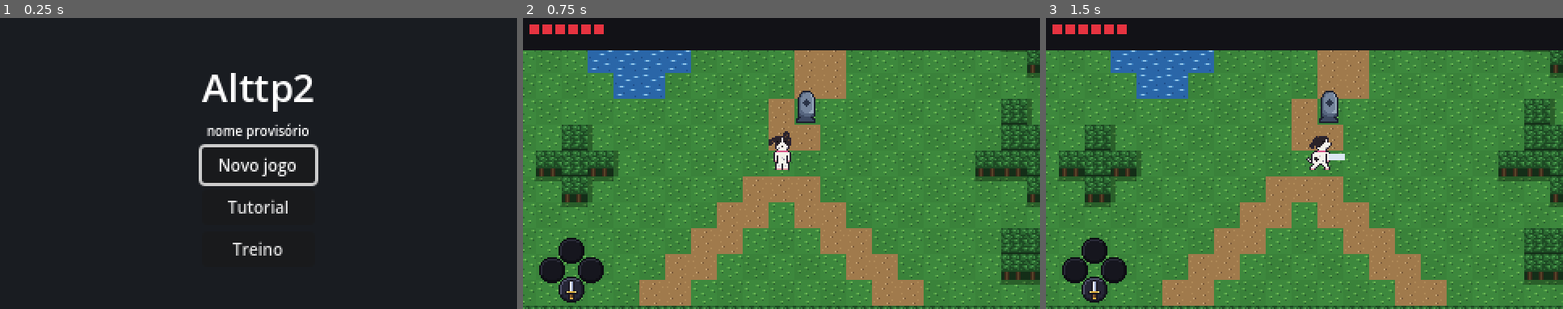
Above: before the commit, frames 1-3 (left to right).
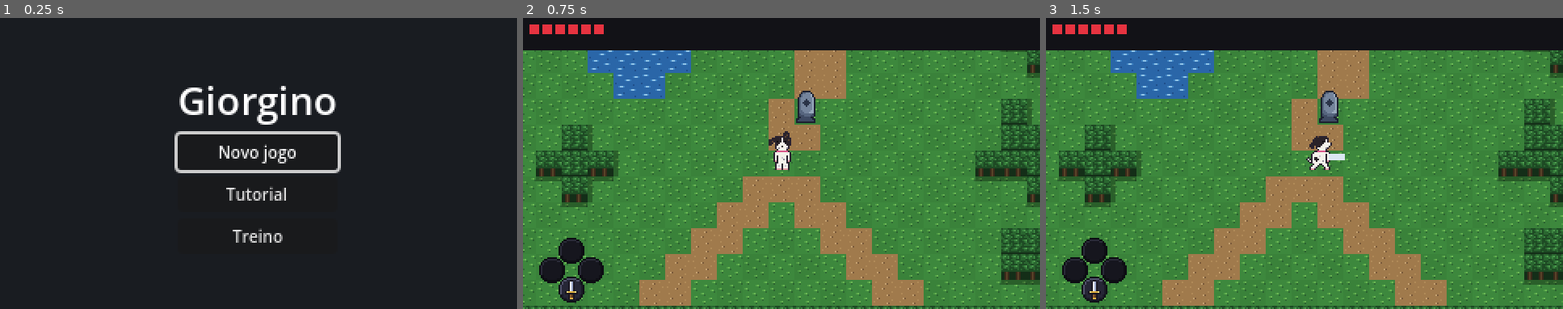
Above: after the commit, the same moments.

Repository: marcelozorza/Alttp2
Game: Godot game, scene res://ui/title_screen.tscn
Same seed, same stepped clock (60 frames per second), same inputs: the game is played once before the commit and once after it.
Inputs (mouse positions are in pixels of both pictures, inside the frame that each line leads up to):
- Up to frame 1 (0.25 s): no input
- Up to frame 2 (0.75 s): click "Novo jogo" at 0.5 s
- Up to frame 3 (1.5 s): tap Enter at 1.25 s; move the mouse to (1418, 148) at 1.27 s; hold D (move_right) from 1.28 s (still down); tap J (attack) at 1.35 s; click (1418, 148) at 1.42 s

The runs differ from the first frame. In frame 1, 5.4% of the frame differs, in the area x 33-66%, y 18-82%; in frame 2, nothing differs; in frame 3, nothing differs.

Commit message:
Herói e jogo passam a se chamar Giorgino
Decisão de Marcelo de 2026-11-07: o herói se chama Giorgino, e esse é
também o nome do jogo. O nome aparece na janela (config/name), na tela de
título, que perde o aviso de nome provisório, no README, no CLAUDE.md e
no documento de design, que registra a decisão e tira o nome do jogo das
questões em aberto. Os arquivos das sprites passam de giorgio_* para
giorgino_*, com os preloads do personagem, a cena e os comentários
acompanhando. O repositório mantém o nome alttp2.

Co-Authored-By: Claude Fable 5.1 <noreply@anthropic.com>
Claude-Session: https://claude.ai/code/session_016s7NevSgZhoYUZ8ynYMumd

Diff:
--- a/audio/sfx.gd
+++ b/audio/sfx.gd
@@ -15,7 +15,7 @@
 const FOLDER := "res://audio/sfx/"
 ## Volume em dB e variação de tom, para mais e para menos, de cada som.
 const SOUNDS := {
-	# Giorgio
+	# Giorgino
 	&"step": [-18.0, 0.12],
 	&"dash": [-10.0, 0.05],
 	&"bump": [-10.0, 0.08],
--- a/player/player.gd
+++ b/player/player.gd
@@ -45,34 +45,34 @@
 
 enum State { WALK, RUN, KNOCKBACK, DEAD }
 
-## Tons sobre o desenho do Giorgio em cada estado. Acima de 1, o tom clareia.
+## Tons sobre o desenho do Giorgino em cada estado. Acima de 1, o tom clareia.
 const RUN_TINT := Color(1.0, 0.82, 0.62, 1.0)
 const DEAD_TINT := Color(0.55, 0.5, 0.6, 1.0)
 const KNOCKBACK_TINT := Color(1.8, 1.8, 1.8, 1.0)
-## Desenhos do Giorgio, nesta ordem: de frente, de costas e de lado, cada um
+## Desenhos do Giorgino, nesta ordem: de frente, de costas e de lado, cada um
 ## com o segundo passo logo depois. O de lado olha para a direita, e o jogo
 ## espelha para a esquerda. Ele anda e corre de pé, com a espada e os itens
 ## na pata: correndo, o desenho é inclinado para a frente (desenhos de
 ## 2026-11-06, redesenhados por IA a partir do mapa de sprites, a pedido de
 ## Marcelo, que tirou a pose de 4 patas da corrida).
 const ART_WALKING := [
-	preload("res://art/giorgio_stand_down.svg"),
-	preload("res://art/giorgio_stand_down_step.svg"),
-	preload("res://art/giorgio_stand_up.svg"),
-	preload("res://art/giorgio_stand_up_step.svg"),
-	preload("res://art/giorgio_stand_side.svg"),
-	preload("res://art/giorgio_stand_side_step.svg"),
+	preload("res://art/giorgino_stand_down.svg"),
+	preload("res://art/giorgino_stand_down_step.svg"),
+	preload("res://art/giorgino_stand_up.svg"),
+	preload("res://art/giorgino_stand_up_step.svg"),
+	preload("res://art/giorgino_stand_side.svg"),
+	preload("res://art/giorgino_stand_side_step.svg"),
 ]
 const ART_RUNNING := [
-	preload("res://art/giorgio_down.svg"),
-	preload("res://art/giorgio_down_step.svg"),
-	preload("res://art/giorgio_up.svg"),
-	preload("res://art/giorgio_up_step.svg"),
-	preload("res://art/giorgio_side.svg"),
-	preload("res://art/giorgio_side_step.svg"),
+	preload("res://art/giorgino_down.svg"),
+	preload("res://art/giorgino_down_step.svg"),
+	preload("res://art/giorgino_up.svg"),
+	preload("res://art/giorgino_up_step.svg"),
+	preload("res://art/giorgino_side.svg"),
+	preload("res://art/giorgino_side_step.svg"),
 ]
 ## Deitado, sem vida.
-const ART_FALLEN := preload("res://art/giorgio_fallen.svg")
+const ART_FALLEN := preload("res://art/giorgino_fallen.svg")
 ## Quanto o desenho desce abaixo da origem, nos pés, em pixels.
 const ART_BELOW_FEET := 4.0
 ## Ticks de cada passo, andando e correndo.
@@ -655,7 +655,7 @@
 	return Vector2.ZERO
 
 
-## O desenho do Giorgio segue a frente, e um tom sobre ele indica o estado: o
+## O desenho do Giorgino segue a frente, e um tom sobre ele indica o estado: o
 ## corpo treme no desequilíbrio e fica deitado na queda. Com a espada travada,
 ## uma barra acima da cabeça encolhe até a trava acabar.
 func _update_visuals() -> void:
--- a/player/player.tscn
+++ b/player/player.tscn
@@ -2,7 +2,7 @@
 
 [ext_resource type="Script" path="res://player/player.gd" id="1_script"]
 [ext_resource type="Script" path="res://player/sword.gd" id="2_sword"]
-[ext_resource type="Texture2D" path="res://art/giorgio_stand_down.svg" id="3_art"]
+[ext_resource type="Texture2D" path="res://art/giorgino_stand_down.svg" id="3_art"]
 
 [sub_resource type="RectangleShape2D" id="RectangleShape2D_feet"]
 size = Vector2(12, 8)
--- a/project.godot
+++ b/project.godot
@@ -10,8 +10,8 @@
 
 [application]
 
-config/name="Alttp2"
-config/description="Aventura top-down com progressão por ferramentas e seeds randomizadas."
+config/name="Giorgino"
+config/description="Aventura top-down do cachorro Giorgino, com progressão por ferramentas, capítulo a capítulo."
 run/main_scene="res://ui/title_screen.tscn"
 config/features=PackedStringArray("4.7", "GL Compatibility")
 config/icon="res://icon.svg"
--- a/ui/title_screen.gd
+++ b/ui/title_screen.gd
@@ -10,8 +10,7 @@
 func _ready() -> void:
 	Progress.active = false
 	var column := MenuKit.centered_column(self, Color(0.1, 0.11, 0.13, 1.0))
-	column.add_child(MenuKit.label("Alttp2", 24))
-	column.add_child(MenuKit.label("nome provisório", 8))
+	column.add_child(MenuKit.label("Giorgino", 24))
 	var first: Button = null
 	if Progress.exists():
 		first = MenuKit.button("Continuar", _on_continue)
Renamed: art/giorgio_down.svg -> art/giorgino_down.svg
Renamed: art/giorgio_down_step.svg -> art/giorgino_down_step.svg
Renamed: art/giorgio_fallen.svg -> art/giorgino_fallen.svg
Renamed: art/giorgio_side.svg -> art/giorgino_side.svg
Renamed: art/giorgio_side_step.svg -> art/giorgino_side_step.svg
Renamed: art/giorgio_stand_down.svg -> art/giorgino_stand_down.svg
Renamed: art/giorgio_stand_down_step.svg -> art/giorgino_stand_down_step.svg
Renamed: art/giorgio_stand_side.svg -> art/giorgino_stand_side.svg
Renamed: art/giorgio_stand_side_step.svg -> art/giorgino_stand_side_step.svg
Renamed: art/giorgio_stand_up.svg -> art/giorgino_stand_up.svg
Renamed: art/giorgio_stand_up_step.svg -> art/giorgino_stand_up_step.svg
Renamed: art/giorgio_up.svg -> art/giorgino_up.svg
(and 17 more such lines)
